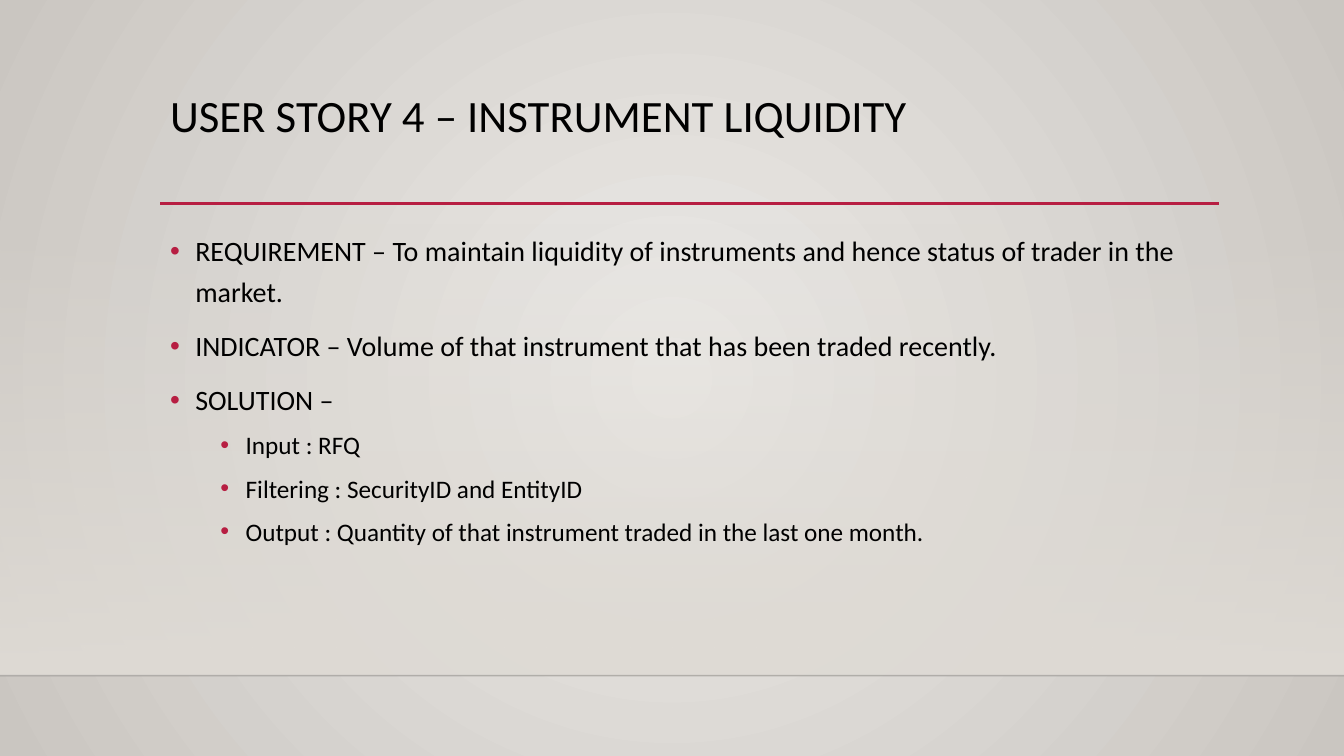
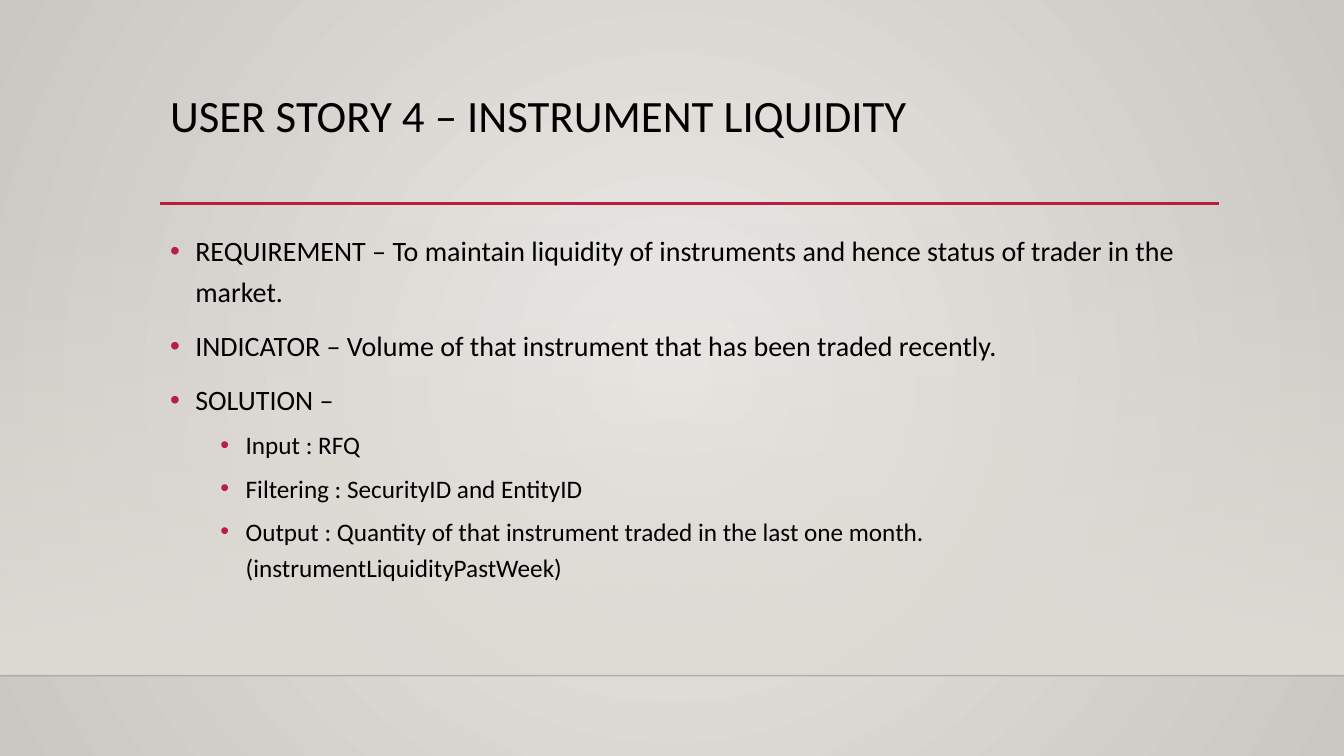
Before and after one commit to im-pratham/Stock-Trading-Platform, a slide deck: slide 13 of Presentation-Template.pptx. Drawn at 1344x756 pixels with LibreOffice and Linux fonts; fonts in the diff are those of the drawing; background and template pictures are left out. Boxes give left, top, right and bottom in pixels: in the first picture for what was removed or moved away, otherwise in the second. Text is boxed around its words. In the diff, an @@ line names an element or a change of style, - is before the commit and + after.

```diff
--- a/Presentation-Template.pptx
+++ b/Presentation-Template.pptx
@@ text at [246, 523, 923, 581]: text changed @@
-  • Output : Quantity of that instrument traded in the last one month.
+  • Output : Quantity of that instrument traded in the last one month. (instrumentLiquidityPastWeek)
```
Also in this commit, not shown: 12 other slides changed, 1 slide added, 1 slide removed.
